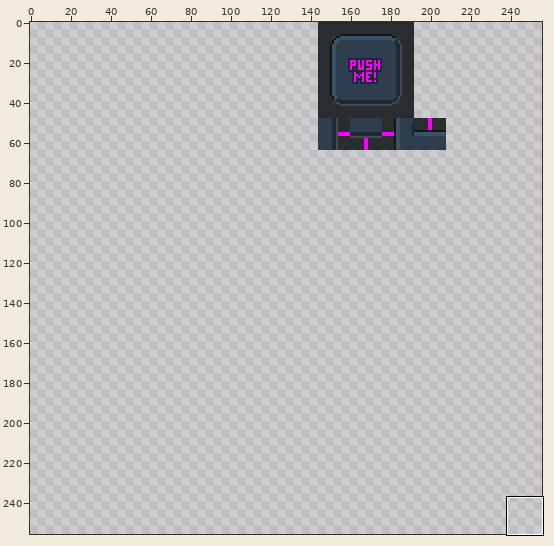
Two versions of one pixel-art file, src/img/tiles.ase. Above: a wide view before the commit, with the close-up outlined.
Close-up. Before the commit:
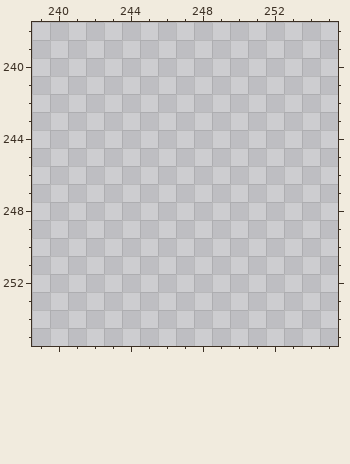
256x256 pixels, 1 frame. Colours within 5 levels of each other are drawn and written as one. Shown: x 239..255, y 238..255. The commit also changed other parts of the picture, which this record leaves out.
New version:
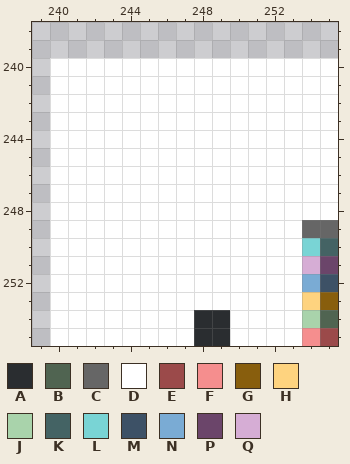
Palette (. is transparent): A #2a2d30  B #506451  C #666666  D #ffffff  E #9b4a4a  F #f58e8e  G #885e0d  H #fed37f  J #a9d3ab  K #446364  L #79d4d5  M #3d5166  N #7aabd4  P #6b456a  Q #d6add5
From old to new:
{"change": "layer \"WireColors\" now shown"}
{"where": "layer \"WireColors\""}
{"y":240,"x":240,"old":"................","new":"DDDDDDDDDDDDDDDD"}
{"y":241,"x":240,"old":"................","new":"DDDDDDDDDDDDDDDD"}
{"y":242,"x":240,"old":"................","new":"DDDDDDDDDDDDDDDD"}
{"y":243,"x":240,"old":"................","new":"DDDDDDDDDDDDDDDD"}
{"y":244,"x":240,"old":"................","new":"DDDDDDDDDDDDDDDD"}
{"y":245,"x":240,"old":"................","new":"DDDDDDDDDDDDDDDD"}
{"y":246,"x":240,"old":"................","new":"DDDDDDDDDDDDDDDD"}
{"y":247,"x":240,"old":"................","new":"DDDDDDDDDDDDDDDD"}
{"y":248,"x":240,"old":"................","new":"DDDDDDDDDDDDDDDD"}
{"y":249,"x":240,"old":"................","new":"DDDDDDDDDDDDDDCC"}
{"y":250,"x":240,"old":"................","new":"DDDDDDDDDDDDDDLK"}
{"y":251,"x":240,"old":"................","new":"DDDDDDDDDDDDDDQP"}
{"y":252,"x":240,"old":"................","new":"DDDDDDDDDDDDDDNM"}
{"y":253,"x":240,"old":"................","new":"DDDDDDDDDDDDDDHG"}
{"y":254,"x":240,"old":"................","new":"DDDDDDDDAADDDDJB"}
{"y":255,"x":240,"old":"................","new":"DDDDDDDDAADDDDFE"}
{"label":"added","picture_box":[50,58,338,346]}
